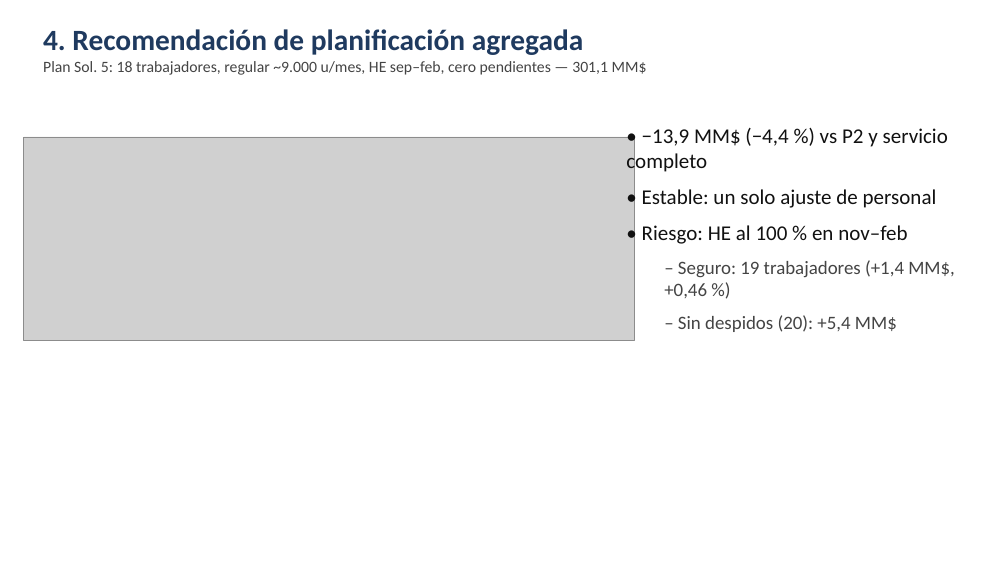
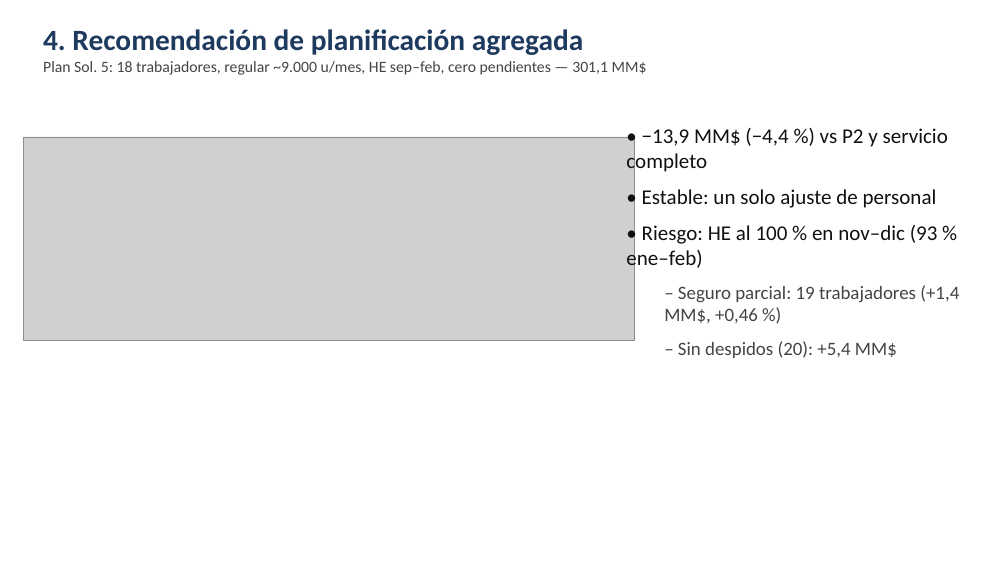
Before and after one commit to cdevidts/GDO-proyecto, a slide deck: slide 5 of proyecto/04_presentacion/Presentacion_Ventisur.pptx. Drawn at 1008x567 pixels with LibreOffice and Linux fonts; fonts in the diff are those of the drawing; grey boxes stand for pictures. Boxes give left, top, right and bottom in pixels: in the first picture for what was removed or moved away, otherwise in the second. Text is boxed around its words. In the diff, an @@ line names an element or a change of style, - is before the commit and + after.

```diff
--- a/proyecto/04_presentacion/Presentacion_Ventisur.pptx
+++ b/proyecto/04_presentacion/Presentacion_Ventisur.pptx
@@ text at <box>626,225,959,323</box>: text changed @@
-• Riesgo: HE al 100 % en nov–feb
-  – Seguro: 19 trabajadores (+1,4 MM$, +0,46 %)
+• Riesgo: HE al 100 % en nov–dic (93 % ene–feb)
+  – Seguro parcial: 19 trabajadores (+1,4 MM$, +0,46 %)
```
Also in this commit, not shown: 1 other slide changed, 6 other files.
